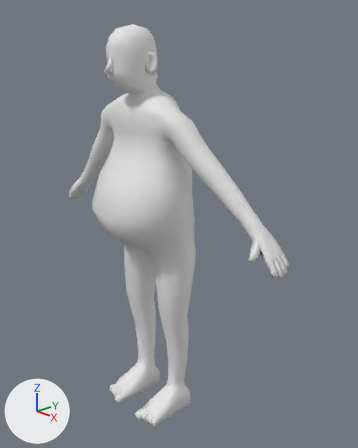
What one commit did to the Blender file assets/models/human_elder_male/human_elder_male_fat.blend.
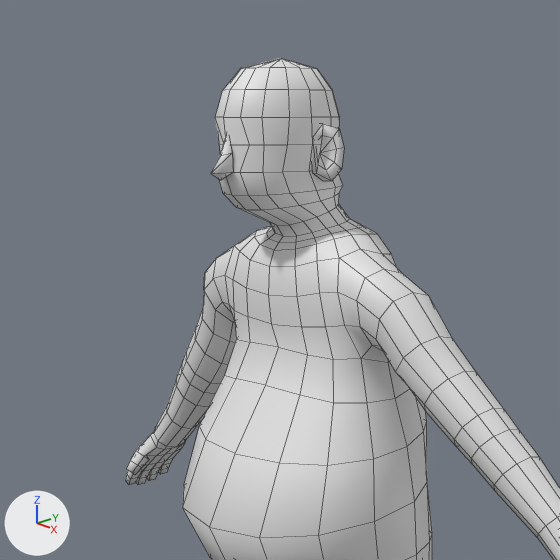
Each version is shown whole from a camera (50 mm lens) standing at (1.535, -1.302, 1.557) and looking at (0.084, 0.046, 0.868), then close up on the part from 5% to 69% of the width and 0% to 51% of the height. The lights are fixed; the arrows at lower left show +X, +Y and +Z. The last two pictures show the newer version. The close-ups show mesh edges as thin lines.

Before the edit, the objects in view are built like this:
```python
me_body = bpy.data.meshes.new('Body')
me_body.from_pydata(...)  # 1139 vertices, 1146 faces; spans x -0.66..0.66, y -0.28..0.14, z -0.02..1.65
me_body.polygons.foreach_set('use_smooth', [True] * 1146)
ob_body = bpy.data.objects.new('Body', me_body)
ob_body.location = (0.0, 0.0, 0.0)
```
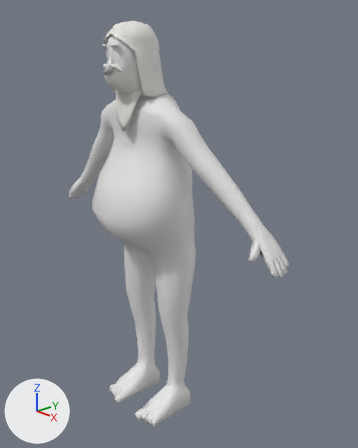
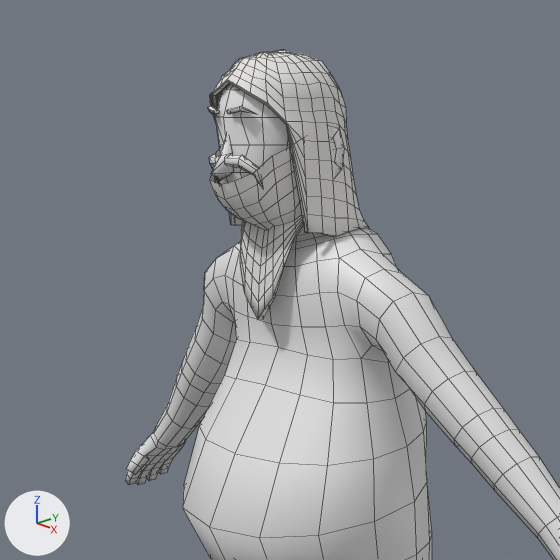
The change, as JSON lines over the scene's bpy script:
```json
{"op": "add", "block": "mat_hairwhite", "code": ["mat_hairwhite = principled_material('HairWhite')", "mat_hairwhite.base_color = (0.8, 0.79, 0.76)  # white #e7e6e2", "mat_hairwhite.roughness = 0.6"]}
{"op": "add", "block": "me_hair_long_white_beard", "code": ["me_hair_long_white_beard = bpy.data.meshes.new('Hair_long_white_beard')", "me_hair_long_white_beard.from_pydata(...)  # 859 vertices, 826 faces; spans x -0.101..0.102, y -0.226..0.04, z 1.269..1.662", "me_hair_long_white_beard.polygons.foreach_set('use_smooth', [True] * 826)", "me_hair_long_white_beard.materials.append(mat_hairwhite)  # white #e7e6e2"]}
{"op": "add", "block": "ob_hair_long_white_beard", "code": ["ob_hair_long_white_beard = bpy.data.objects.new('Hair_long_white_beard', me_hair_long_white_beard)", "ob_hair_long_white_beard.location = (0.0, 0.0, 0.0)"]}
```

Pixel boxes (x1, y1, x2, y2) of what changed, in the close-ups (560 x 560 px):
```json
{"object": "Hair_long_white_beard", "change": "added", "after": [208, 50, 369, 320]}
```
